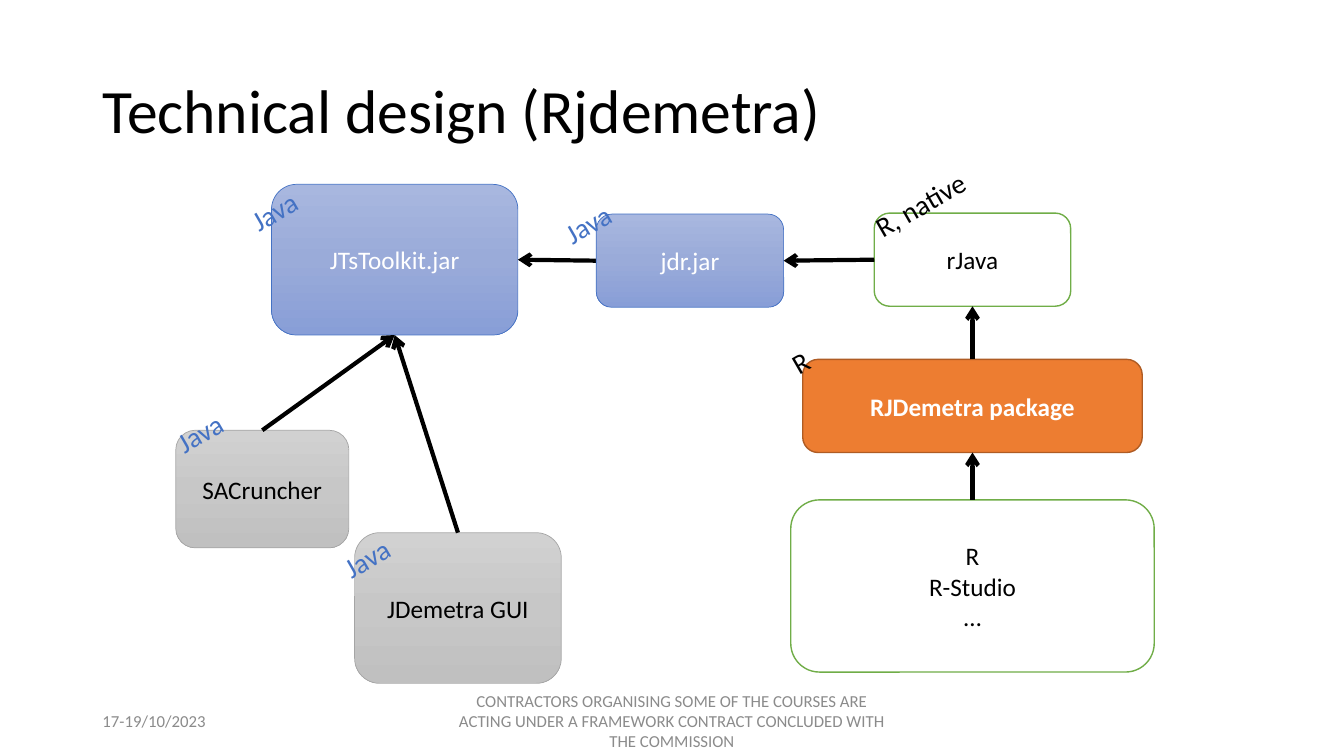
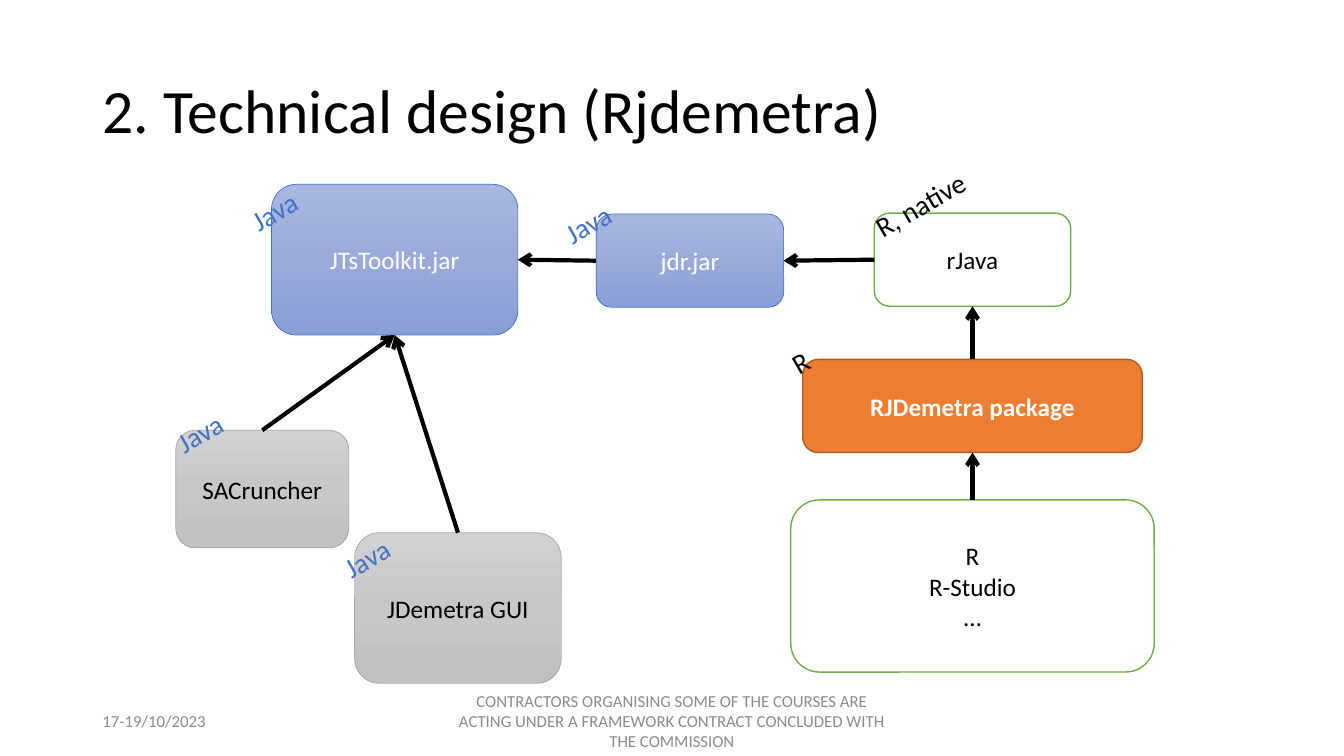
Before and after one commit to palatej/estp2023, a slide deck: slide 3 of Presentations/1.3 JD+ and R.pptx. Drawn at 1344x756 pixels with LibreOffice and Linux fonts; fonts in the diff are those of the drawing. Boxes give left, top, right and bottom in pixels: in the first picture for what was removed or moved away, otherwise in the second. Text is boxed around its words. In the diff, an @@ line names an element or a change of style, - is before the commit and + after.

```diff
--- a/Presentations/1.3 JD+ and R.pptx
+++ b/Presentations/1.3 JD+ and R.pptx
@@ title at [102,88,881,144]: text changed @@
-Technical design (Rjdemetra)
+2. Technical design (Rjdemetra)
```
Also in this commit, not shown: 6 other slides changed, 1 slide added, 2 slides removed, 7 other files.
